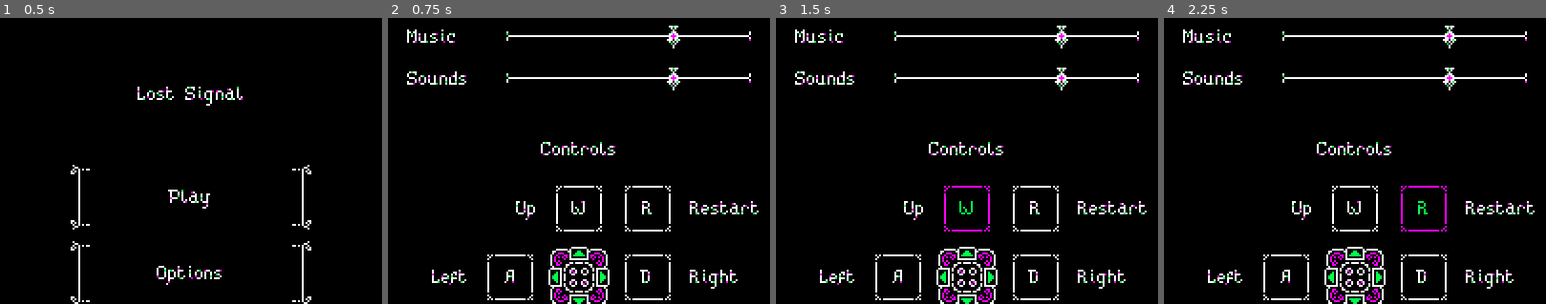
Above: before the commit, frames 1-4 (left to right).
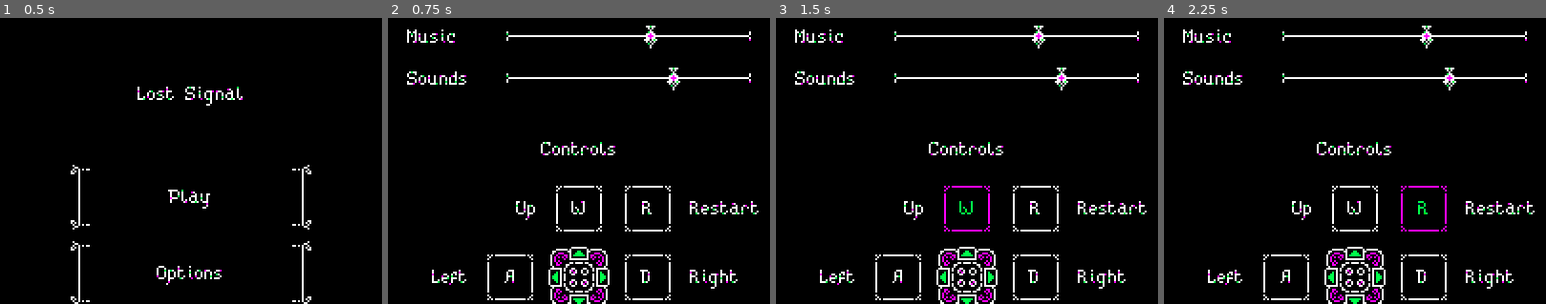
Above: after the commit, the same moments.

Repository: Red-Teapot/LostSignal
Game: Godot game, scene res://menu/menu.tscn
Two runs of this game, one before a commit and one after it. Both use one fixed random seed, a clock stepped at 60 frames per second and the inputs below.
Inputs:
- Up to frame 1 (0.5 s): no input
- Up to frame 2 (0.75 s): click "Options" at 0.5 s
- Up to frame 3 (1.5 s): click "W" at 1.25 s
- Up to frame 4 (2.25 s): click "R" at 2 s
The pictures show only the part of the screen within x 25-75%, y 13-63%; the shares and areas given below are measured in that part.

Frame 1 is identical in both runs. In frame 2, 0.2% of the frame differs, in the area x 67-77%, y 2-11%; in frame 3, 0.2%; in frame 4, 0.2%.

Commit message:
Implement options
Close #2

Diff:
--- a/gameplay/camera.gd
+++ b/gameplay/camera.gd
@@ -62,7 +62,7 @@
 	_resize()
 
 func _process(delta: float) -> void:
-	if Input.is_action_pressed("gameplay_zoomout"):
+	if Input.is_action_pressed("gameplay_zoom_out"):
 		target_zoom = zoomout_zoom
 		position = _center(map.bounds)
 		_set_limits(DEFAULT_LIMITS)
--- a/gameplay/gameplay.tscn
+++ b/gameplay/gameplay.tscn
@@ -115,7 +115,7 @@
 [node name="Label" type="Label" parent="HUD/StuckHint/CenterContainer/Panel"]
 anchor_right = 1.0
 anchor_bottom = 1.0
-text = "Stuck? Press R to restart the level"
+text = "Stuck? Press {0} to restart the level"
 align = 1
 valign = 1
 __meta__ = {
--- a/gameplay/stuck_hint.gd
+++ b/gameplay/stuck_hint.gd
@@ -7,22 +7,23 @@
 
 
 func set_stuck(stuck: bool) -> void:
-    if self.is_stuck == stuck:
-        return
+	if self.is_stuck == stuck:
+		return
 
-    self.is_stuck = stuck
+	self.is_stuck = stuck
 
-    if self.is_stuck:
-        appear()
-    else:
-        disappear()
+	if self.is_stuck:
+		appear()
+	else:
+		disappear()
 
 func appear() -> void:
-    if not is_shown and is_stuck:
-        is_shown = true
-        play('Appear')
+	if not is_shown and is_stuck:
+		is_shown = true
+		$'CenterContainer/Panel/Label'.text = $'CenterContainer/Panel/Label'.text.replace('{0}', OS.get_scancode_string(Options.restart_key))
+		play('Appear')
 
 func disappear() -> void:
-    if is_shown:
-        is_shown = false
-        play('Disappear')
+	if is_shown:
+		is_shown = false
+		play('Disappear')
--- /dev/null
+++ b/options/key_buttons_active.tres
@@ -0,0 +1,44 @@
+[gd_resource type="Theme" load_steps=6 format=2]
+
+[ext_resource path="res://ui/lostsignal-white.fnt" type="BitmapFont" id=1]
+[ext_resource path="res://options/key_button.png" type="Texture" id=2]
+
+[sub_resource type="StyleBoxTexture" id=1]
+texture = ExtResource( 2 )
+region_rect = Rect2( 0, 0, 12, 12 )
+margin_left = 4.0
+margin_right = 4.0
+margin_top = 4.0
+margin_bottom = 4.0
+
+[sub_resource type="StyleBoxTexture" id=2]
+texture = ExtResource( 2 )
+region_rect = Rect2( 0, 0, 12, 12 )
+margin_left = 4.0
+margin_right = 4.0
+margin_top = 4.0
+margin_bottom = 4.0
+modulate_color = Color( 1, 0, 0.984314, 1 )
+
+[sub_resource type="StyleBoxTexture" id=3]
+texture = ExtResource( 2 )
+region_rect = Rect2( 0, 0, 12, 12 )
+margin_left = 4.0
+margin_right = 4.0
+margin_top = 4.0
+margin_bottom = 4.0
+modulate_color = Color( 0, 1, 0.294118, 1 )
+
+[resource]
+default_font = ExtResource( 1 )
+Button/colors/font_color = Color( 1, 1, 1, 1 )
+Button/colors/font_color_disabled = Color( 1, 1, 1, 1 )
+Button/colors/font_color_hover = Color( 0, 1, 0.294118, 1 )
+Button/colors/font_color_pressed = Color( 1, 1, 1, 1 )
+Button/constants/hseparation = 2
+Button/fonts/font = null
+Button/styles/disabled = SubResource( 1 )
+Button/styles/focus = null
+Button/styles/hover = SubResource( 2 )
+Button/styles/normal = SubResource( 2 )
+Button/styles/pressed = SubResource( 3 )
--- a/options/options.gd
+++ b/options/options.gd
@@ -1,12 +1,83 @@
 extends Node
 
+var default_key_button_theme = load('res://options/key_buttons.tres')
+var active_key_button_theme = load('res://options/key_buttons_active.tres')
+
+var active_key_button = null
+var key_buttons_overrides = {}
 
 func _ready():
-	$"CenterContainer/VBoxContainer/SaveCancelButtons/HBoxContainer/SaveButton".connect('pressed', self, '_save_button_press')
-	$"CenterContainer/VBoxContainer/SaveCancelButtons/HBoxContainer/CancelButton".connect('pressed', self, '_cancel_button_press')
+	_register_key_button('UpButton')
+	_register_key_button('DownButton')
+	_register_key_button('LeftButton')
+	_register_key_button('RightButton')
+
+	_register_key_button('ZoomOutButton')
+	_register_key_button('RestartButton')
+
+	$'CenterContainer/VBoxContainer/SaveCancelButtons/HBoxContainer/SaveButton'.connect('pressed', self, '_save_button_press')
+	$'CenterContainer/VBoxContainer/SaveCancelButtons/HBoxContainer/CancelButton'.connect('pressed', self, '_cancel_button_press')
+
+func _enter_tree():
+	$'CenterContainer/VBoxContainer/VolumeOptions/MusicVol'.value = Options.music_volume
+	$'CenterContainer/VBoxContainer/VolumeOptions/SoundsVol'.value = Options.sounds_volume
+
+	$'CenterContainer/VBoxContainer/Controls/UpButton'.text = OS.get_scancode_string(Options.up_key)
+	$'CenterContainer/VBoxContainer/Controls/DownButton'.text = OS.get_scancode_string(Options.down_key)
+	$'CenterContainer/VBoxContainer/Controls/LeftButton'.text = OS.get_scancode_string(Options.left_key)
+	$'CenterContainer/VBoxContainer/Controls/RightButton'.text = OS.get_scancode_string(Options.right_key)
+
+	$'CenterContainer/VBoxContainer/Controls/ZoomOutButton'.text = OS.get_scancode_string(Options.zoom_out_key)
+	$'CenterContainer/VBoxContainer/Controls/RestartButton'.text = OS.get_scancode_string(Options.restart_key)
+
+func _unhandled_key_input(event):
+	if not active_key_button or not event.pressed or event.echo:
+		return
+
+	var button = _get_key_button(active_key_button)
+	var new_text = char(event.unicode).to_upper()
+
+	if new_text and new_text != button.text:
+		key_buttons_overrides[active_key_button] = event.scancode
+		button.text = new_text
+
+	button.theme = default_key_button_theme
+	active_key_button = null
+
+func _get_key_button(button_name: String) -> Button:
+	return get_node('CenterContainer/VBoxContainer/Controls/' + button_name) as Button
+
+func _register_key_button(button_name: String):
+	var button: Button = _get_key_button(button_name)
+	button.connect('pressed', self, '_key_button_press', [button])
+
+func _key_button_press(button: Button):
+	if active_key_button:
+		_get_key_button(active_key_button).theme = default_key_button_theme
+
+	active_key_button = button.name
+	button.theme = active_key_button_theme
 
 func _save_button_press():
-	print('Save button press')
+	if 'UpButton' in key_buttons_overrides:
+		Options.up_key = key_buttons_overrides['UpButton']
+	if 'DownButton' in key_buttons_overrides:
+		Options.down_key = key_buttons_overrides['DownButton']
+	if 'LeftButton' in key_buttons_overrides:
+		Options.left_key = key_buttons_overrides['LeftButton']
+	if 'RightButton' in key_buttons_overrides:
+		Options.right_key = key_buttons_overrides['RightButton']
+
+	if 'ZoomOutButton' in key_buttons_overrides:
+		Options.zoom_out_key = key_buttons_overrides['ZoomOutButton']
+	if 'RestartButton' in key_buttons_overrides:
+		Options.restart_key = key_buttons_overrides['RestartButton']
+
+	Options.music_volume = $'CenterContainer/VBoxContainer/VolumeOptions/MusicVol'.value
+	Options.sounds_volume = $'CenterContainer/VBoxContainer/VolumeOptions/SoundsVol'.value
+
+	Options.save_and_apply()
+
 	get_tree().change_scene('res://menu/menu.tscn')
 
 func _cancel_button_press():
--- a/options/options.tscn
+++ b/options/options.tscn
@@ -54,6 +54,7 @@
 margin_right = 180.0
 margin_bottom = 18.0
 rect_min_size = Vector2( 128, 18 )
+focus_mode = 0
 value = 70.0
 
 [node name="SoundsVolLabel" type="Label" parent="CenterContainer/VBoxContainer/VolumeOptions"]
@@ -68,6 +69,7 @@
 margin_right = 180.0
 margin_bottom = 40.0
 rect_min_size = Vector2( 0, 18 )
+focus_mode = 0
 value = 70.0
 
 [node name="ControlsLabel" type="Label" parent="CenterContainer/VBoxContainer"]
@@ -96,6 +98,7 @@
 grow_horizontal = 2
 grow_vertical = 0
 rect_min_size = Vector2( 24, 24 )
+focus_mode = 0
 theme = ExtResource( 4 )
 text = "W"
 __meta__ = {
@@ -111,6 +114,7 @@
 margin_bottom = -24.0
 grow_vertical = 0
 rect_min_size = Vector2( 24, 24 )
+focus_mode = 0
 theme = ExtResource( 4 )
 text = "R"
 __meta__ = {
@@ -126,6 +130,7 @@
 margin_right = -24.0
 grow_horizontal = 0
 rect_min_size = Vector2( 24, 24 )
+focus_mode = 0
 theme = ExtResource( 4 )
 text = "Q"
 __meta__ = {
@@ -143,6 +148,7 @@
 margin_bottom = 48.0
 grow_horizontal = 2
 rect_min_size = Vector2( 24, 24 )
+focus_mode = 0
 theme = ExtResource( 4 )
 text = "S"
 __meta__ = {
@@ -160,6 +166,7 @@
 grow_horizontal = 0
 grow_vertical = 2
 rect_min_size = Vector2( 24, 24 )
+focus_mode = 0
 theme = ExtResource( 4 )
 text = "A"
 __meta__ = {
@@ -177,6 +184,7 @@
 margin_bottom = 6.0
 grow_vertical = 2
 rect_min_size = Vector2( 24, 24 )
+focus_mode = 0
 theme = ExtResource( 4 )
 text = "D"
 __meta__ = {
@@ -332,6 +340,7 @@
 margin_right = 72.0
 margin_bottom = 36.0
 rect_min_size = Vector2( 72, 0 )
+focus_mode = 0
 text = "Save"
 __meta__ = {
 "_edit_use_anchors_": false
@@ -342,4 +351,5 @@
 margin_right = 148.0
 margin_bottom = 36.0
 rect_min_size = Vector2( 72, 0 )
+focus_mode = 0
 text = "Cancel"
--- /dev/null
+++ b/persist/options.gd
@@ -0,0 +1,72 @@
+extends Node
+
+const SAVE_FILE_PATH = 'user://options.dat'
+
+var music_bus = AudioServer.get_bus_index('Music')
+var sounds_bus = AudioServer.get_bus_index('Sounds')
+
+var music_volume: int = 60
+var sounds_volume: int = 70
+
+var up_key: int = KEY_W
+var down_key: int = KEY_S
+var left_key: int = KEY_A
+var right_key: int = KEY_D
+
+var zoom_out_key: int = KEY_Q
+var restart_key: int = KEY_R
+
+func _ready():
+	_load()
+	_apply()
+
+func save_and_apply():
+	_apply()
+
+	var save_file = File.new()
+	save_file.open(SAVE_FILE_PATH, File.WRITE)
+
+	save_file.store_8(music_volume)
+	save_file.store_8(sounds_volume)
+
+	save_file.store_8(up_key)
+	save_file.store_8(down_key)
+	save_file.store_8(left_key)
+	save_file.store_8(right_key)
+
+	save_file.store_8(zoom_out_key)
+	save_file.store_8(restart_key)
+
+	save_file.close()
+
+func _load():
+	var save_file = File.new()
+	if not save_file.file_exists(SAVE_FILE_PATH):
+		return
+
+	save_file.open('user://options.dat', File.READ)
+
+	music_volume = save_file.get_8()
+	sounds_volume = save_file.get_8()
+
+	up_key = save_file.get_8()
+	down_key = save_file.get_8()
+	left_key = save_file.get_8()
+	right_key = save_file.get_8()
+
+	zoom_out_key = save_file.get_8()
+	restart_key = save_file.get_8()
+
+	save_file.close()
+
+func _apply():
+	InputMap.get_action_list('gameplay_up')[0].scancode = up_key
+	InputMap.get_action_list('gameplay_down')[0].scancode = down_key
+	InputMap.get_action_list('gameplay_left')[0].scancode = left_key
+	InputMap.get_action_list('gameplay_right')[0].scancode = right_key
+
+	InputMap.get_action_list('gameplay_zoom_out')[0].scancode = zoom_out_key
+	InputMap.get_action_list('gameplay_restart')[0].scancode = restart_key
+
+	AudioServer.set_bus_volume_db(music_bus, linear2db(music_volume * 0.01))
+	AudioServer.set_bus_volume_db(sounds_bus, linear2db(sounds_volume * 0.01))
--- a/project.godot
+++ b/project.godot
@@ -32,6 +32,7 @@
 [autoload]
 
 Globals="*res://misc/globals.gd"
+Options="*res://persist/options.gd"
 
 [display]
 
@@ -70,25 +71,21 @@
 gameplay_up={
 "deadzone": 0.5,
 "events": [ Object(InputEventKey,"resource_local_to_scene":false,"resource_name":"","device":0,"alt":false,"shift":false,"control":false,"meta":false,"command":false,"pressed":false,"scancode":87,"unicode":0,"echo":false,"script":null)
-, Object(InputEventKey,"resource_local_to_scene":false,"resource_name":"","device":0,"alt":false,"shift":false,"control":false,"meta":false,"command":false,"pressed":false,"scancode":16777232,"unicode":0,"echo":false,"script":null)
  ]
 }
 gameplay_down={
 "deadzone": 0.5,
 "events": [ Object(InputEventKey,"resource_local_to_scene":false,"resource_name":"","device":0,"alt":false,"shift":false,"control":false,"meta":false,"command":false,"pressed":false,"scancode":83,"unicode":0,"echo":false,"script":null)
-, Object(InputEventKey,"resource_local_to_scene":false,"resource_name":"","device":0,"alt":false,"shift":false,"control":false,"meta":false,"command":false,"pressed":false,"scancode":16777234,"unicode":0,"echo":false,"script":null)
  ]
 }
 gameplay_left={
 "deadzone": 0.5,
 "events": [ Object(InputEventKey,"resource_local_to_scene":false,"resource_name":"","device":0,"alt":false,"shift":false,"control":false,"meta":false,"command":false,"pressed":false,"scancode":65,"unicode":0,"echo":false,"script":null)
-, Object(InputEventKey,"resource_local_to_scene":false,"resource_name":"","device":0,"alt":false,"shift":false,"control":false,"meta":false,"command":false,"pressed":false,"scancode":16777231,"unicode":0,"echo":false,"script":null)
  ]
 }
 gameplay_right={
 "deadzone": 0.5,
 "events": [ Object(InputEventKey,"resource_local_to_scene":false,"resource_name":"","device":0,"alt":false,"shift":false,"control":false,"meta":false,"command":false,"pressed":false,"scancode":68,"unicode":0,"echo":false,"script":null)
-, Object(InputEventKey,"resource_local_to_scene":false,"resource_name":"","device":0,"alt":false,"shift":false,"control":false,"meta":false,"command":false,"pressed":false,"scancode":16777233,"unicode":0,"echo":false,"script":null)
  ]
 }
 gameplay_restart={
@@ -96,7 +93,7 @@
 "events": [ Object(InputEventKey,"resource_local_to_scene":false,"resource_name":"","device":0,"alt":false,"shift":false,"control":false,"meta":false,"command":false,"pressed":false,"scancode":82,"unicode":0,"echo":false,"script":null)
  ]
 }
-gameplay_zoomout={
+gameplay_zoom_out={
 "deadzone": 0.5,
 "events": [ Object(InputEventKey,"resource_local_to_scene":false,"resource_name":"","device":0,"alt":false,"shift":false,"control":false,"meta":false,"command":false,"pressed":false,"scancode":81,"unicode":0,"echo":false,"script":null)
  ]
--- a/ui/theme.tres
+++ b/ui/theme.tres
@@ -43,16 +43,17 @@
 margin_bottom = 10.0
 modulate_color = Color( 0, 1, 0.294118, 1 )
 
-[sub_resource type="StyleBoxTexture" id=8]
-
-[sub_resource type="StyleBoxTexture" id=9]
+[sub_resource type="StyleBoxTexture" id=6]
 
 [sub_resource type="StyleBoxTexture" id=7]
+
+[sub_resource type="StyleBoxTexture" id=8]
 texture = ExtResource( 5 )
+region_rect = Rect2( 0, 0, 15, 5 )
 margin_left = 5.0
 margin_right = 5.0
 
-[sub_resource type="StyleBoxTexture" id=6]
+[sub_resource type="StyleBoxTexture" id=9]
 texture = ExtResource( 2 )
 region_rect = Rect2( 0, 0, 32, 32 )
 margin_left = 14.0
@@ -77,7 +78,7 @@
 HSlider/icons/grabber_disabled = ExtResource( 4 )
 HSlider/icons/grabber_highlight = ExtResource( 4 )
 HSlider/icons/tick = null
-HSlider/styles/grabber_area = SubResource( 8 )
-HSlider/styles/grabber_area_highlight = SubResource( 9 )
-HSlider/styles/slider = SubResource( 7 )
-Panel/styles/panel = SubResource( 6 )
+HSlider/styles/grabber_area = SubResource( 6 )
+HSlider/styles/grabber_area_highlight = SubResource( 7 )
+HSlider/styles/slider = SubResource( 8 )
+Panel/styles/panel = SubResource( 9 )
